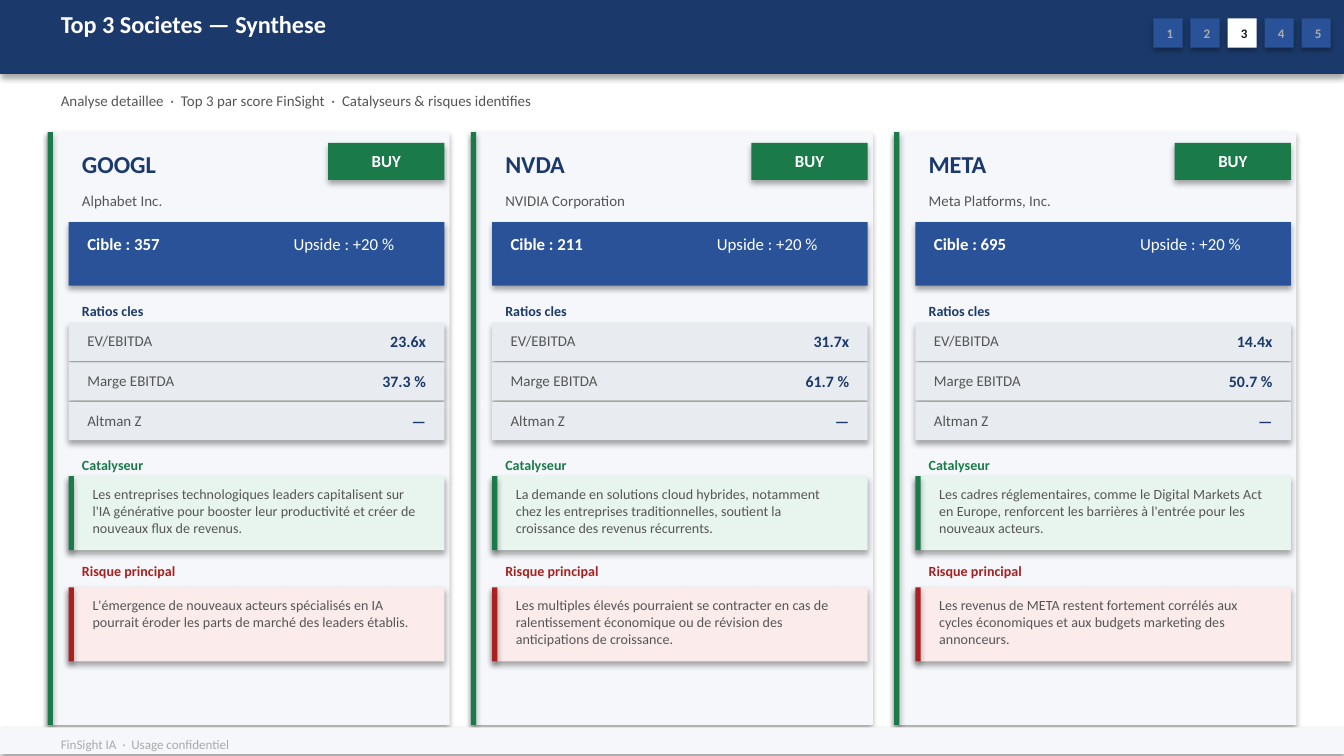
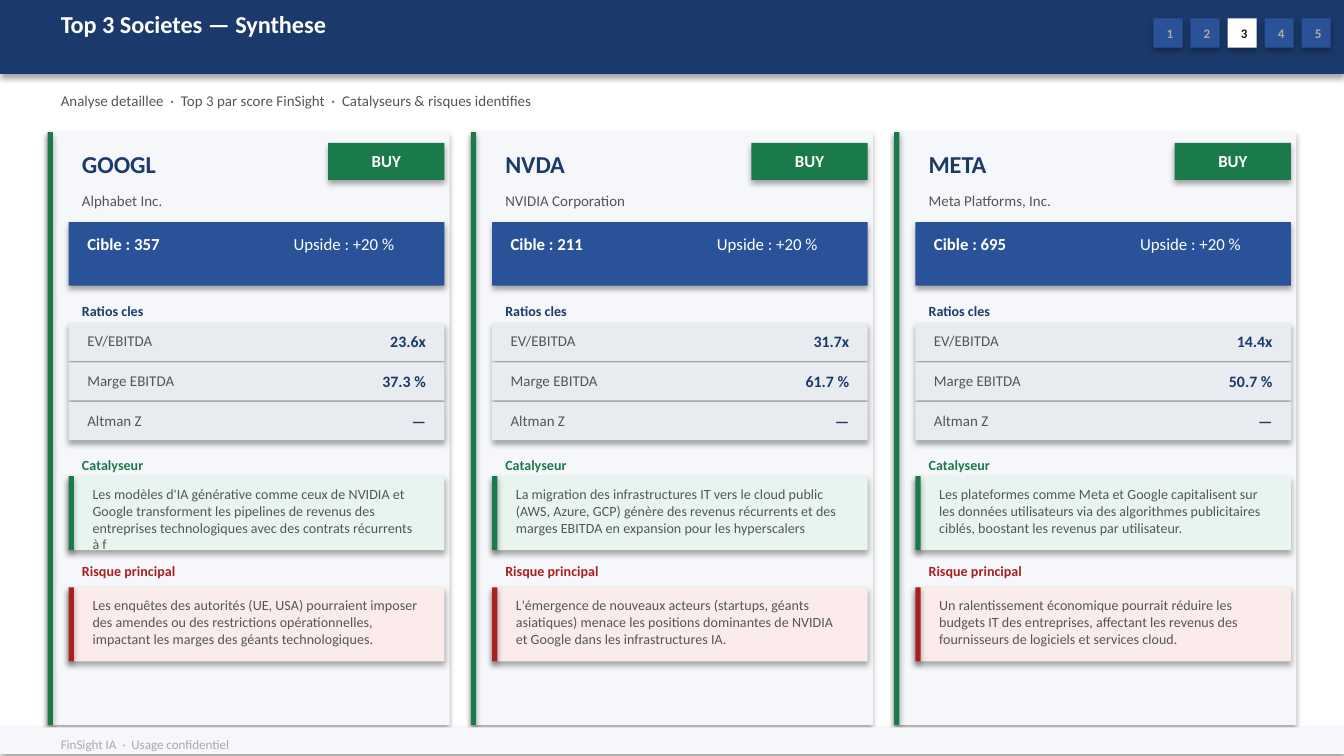
Before and after one commit to baptistejeh07-art/finsight-ia, a slide deck: slide 13 of preview/secteur_Technology_S&P_500/secteur_Technology_S&P_500.pptx. Drawn at 1344x756 pixels with LibreOffice and Linux fonts; fonts in the diff are those of the drawing. Boxes give left, top, right and bottom in pixels: in the first picture for what was removed or moved away, otherwise in the second. Text is boxed around its words. In the diff, an @@ line names an element or a change of style, - is before the commit and + after.

```diff
--- a/preview/secteur_Technology_S&P_500/secteur_Technology_S&P_500.pptx
+++ b/preview/secteur_Technology_S&P_500/secteur_Technology_S&P_500.pptx
@@ text at bbox=[93, 489, 412, 550]: text changed @@
-Les entreprises technologiques leaders capitalisent sur l'IA générative pour booster leur productivité et créer de nouveaux flux de revenus.
+Les modèles d'IA générative comme ceux de NVIDIA et Google transforment les pipelines de revenus des entreprises technologiques avec des contrats récurrents à f
@@ text at bbox=[516, 489, 836, 536]: text changed @@
-La demande en solutions cloud hybrides, notamment chez les entreprises traditionnelles, soutient la croissance des revenus récurrents.
+La migration des infrastructures IT vers le cloud public (AWS, Azure, GCP) génère des revenus récurrents et des marges EBITDA en expansion pour les hyperscalers
@@ text at bbox=[939, 489, 1261, 535]: text changed @@
-Les cadres réglementaires, comme le Digital Markets Act en Europe, renforcent les barrières à l'entrée pour les nouveaux acteurs.
+Les plateformes comme Meta et Google capitalisent sur les données utilisateurs via des algorithmes publicitaires ciblés, boostant les revenus par utilisateur.
@@ text at bbox=[93, 600, 417, 647]: text changed @@
-L'émergence de nouveaux acteurs spécialisés en IA pourrait éroder les parts de marché des leaders établis.
+Les enquêtes des autorités (UE, USA) pourraient imposer des amendes ou des restrictions opérationnelles, impactant les marges des géants technologiques.
@@ text at bbox=[516, 600, 833, 647]: text changed @@
-Les multiples élevés pourraient se contracter en cas de ralentissement économique ou de révision des anticipations de croissance.
+L'émergence de nouveaux acteurs (startups, géants asiatiques) menace les positions dominantes de NVIDIA et Google dans les infrastructures IA.
@@ text at bbox=[939, 600, 1238, 647]: text changed @@
-Les revenus de META restent fortement corrélés aux cycles économiques et aux budgets marketing des annonceurs.
+Un ralentissement économique pourrait réduire les budgets IT des entreprises, affectant les revenus des fournisseurs de logiciels et services cloud.
```
Also in this commit, not shown: 5 other slides changed, 2 other files.
